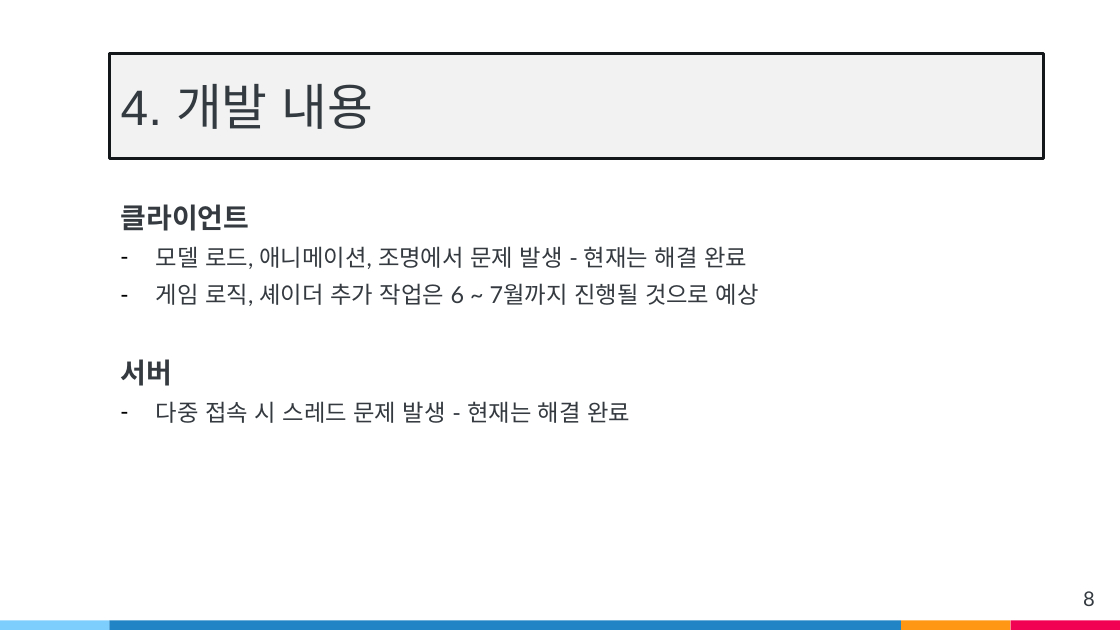
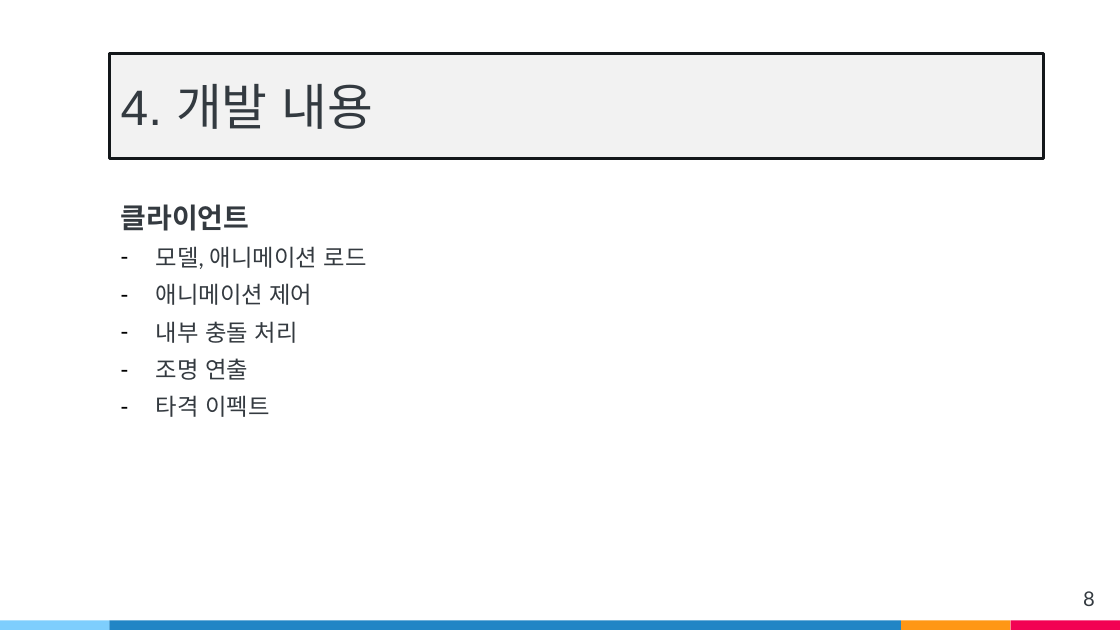
Before and after one commit to wsj2681/Anger_Control_Disoder, a slide deck: slide 8 of Capstone Design/발표자료/중간발표/v3.pptx. Drawn at 1120x630 pixels with LibreOffice and Linux fonts; fonts in the diff are those of the drawing. Boxes give left, top, right and bottom in pixels: in the first picture for what was removed or moved away, otherwise in the second. Text is boxed around its words. In the diff, an @@ line names an element or a change of style, - is before the commit and + after.

```diff
--- a/Capstone Design/발표자료/중간발표/v3.pptx
+++ b/Capstone Design/발표자료/중간발표/v3.pptx
@@ text at [156,246,367,417]: text changed @@
-– 모델 로드, 애니메이션, 조명에서 문제 발생 - 현재는 해결 완료
-– 게임 로직, 셰이더 추가 작업은 6 ~ 7월까지 진행될 것으로 예상
-서버
-– 다중 접속 시 스레드 문제 발생 - 현재는 해결 완료
+– 모델, 애니메이션 로드
+– 애니메이션 제어
+– 내부 충돌 처리
+– 조명 연출
+– 타격 이펙트
```
Also in this commit, not shown: 5 other slides changed, 1 slide added, 3 other files.
